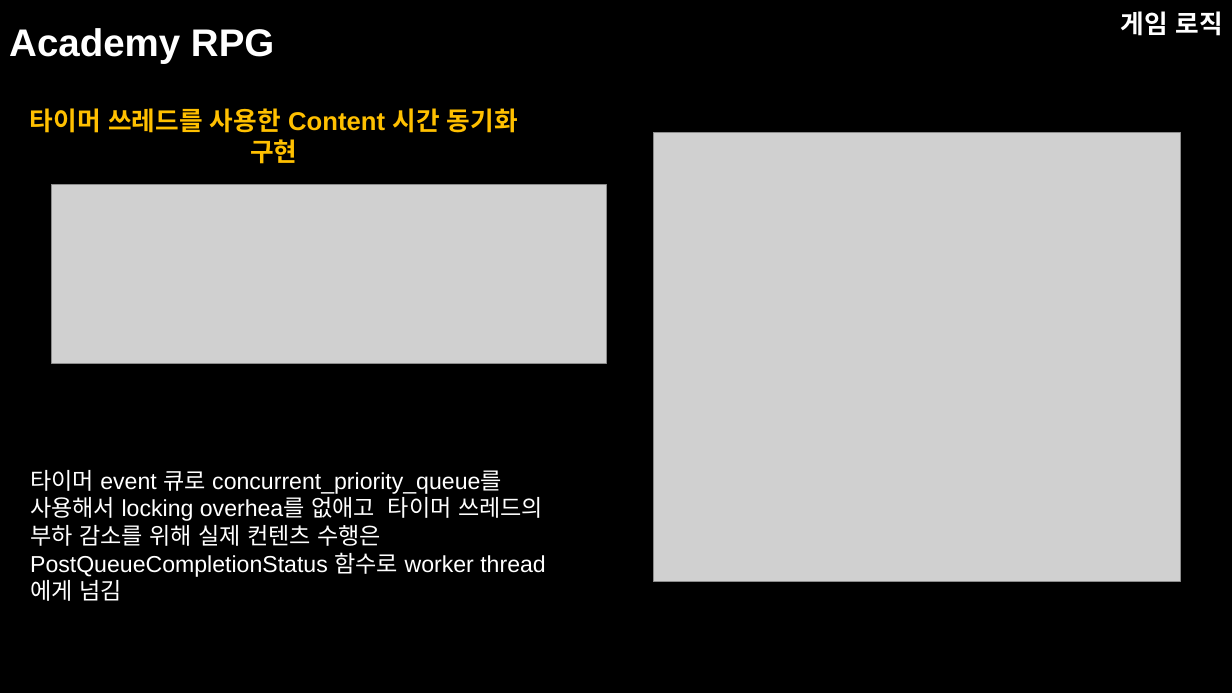
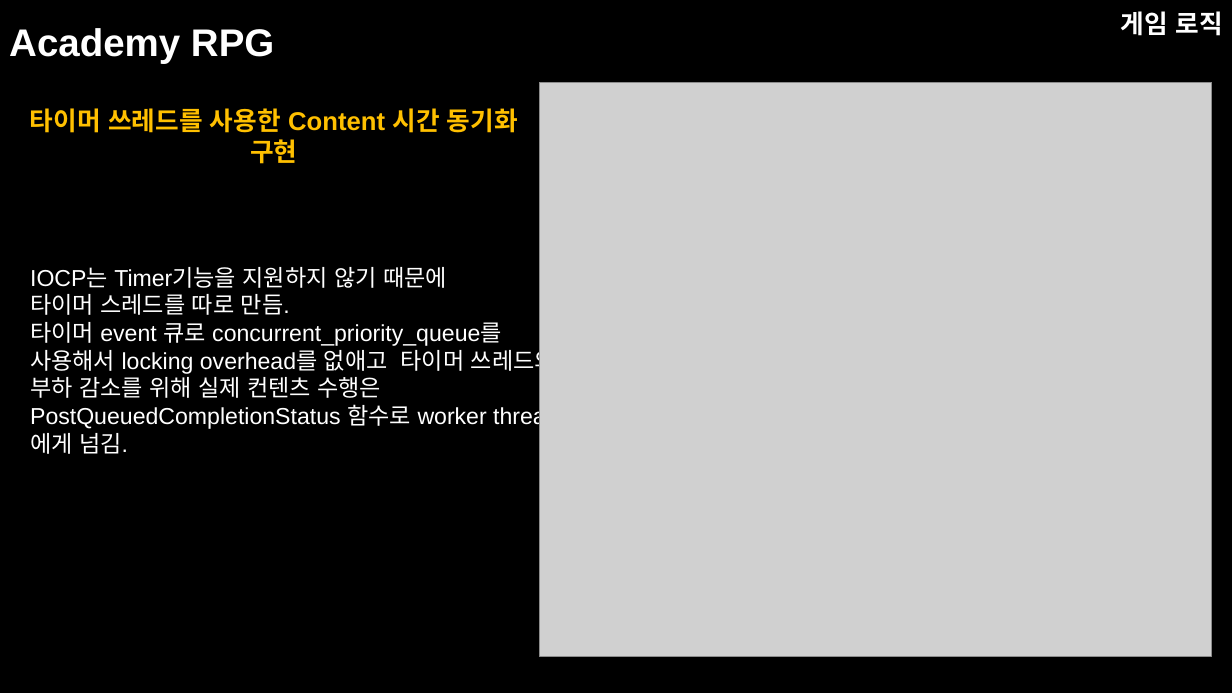
Before and after one commit to NewbieProgrammerCrew/graduation-project, a slide deck: slide 14 of 포트폴리오/이종혁 포트폴리오.pptx (slide 8 before the commit). Drawn at 1232x693 pixels with LibreOffice and Linux fonts; fonts in the diff are those of the drawing; grey boxes stand for pictures. Boxes give left, top, right and bottom in pixels: in the first picture for what was removed or moved away, otherwise in the second. Text is boxed around its words. In the diff, an @@ line names an element or a change of style, - is before the commit and + after.

```diff
--- a/포트폴리오/이종혁 포트폴리오.pptx
+++ b/포트폴리오/이종혁 포트폴리오.pptx
@@ picture: place and size @@
-picture at (653, 132, 1180, 582)
+picture at (539, 82, 1212, 656)
@@ picture removed at (52, 185, 606, 363) @@
@@ text at (30, 267, 556, 454): text changed @@
-타이머 event 큐로 concurrent_priority_queue를 사용해서 locking overhea를 없애고 타이머 쓰레드의 부하 감소를 위해 실제 컨텐츠 수행은 PostQueueCompletionStatus 함수로 worker thread에게 넘김
+IOCP는 Timer기능을 지원하지 않기 때문에
+타이머 스레드를 따로 만듬.
+타이머 event 큐로 concurrent_priority_queue를 사용해서 locking overhead를 없애고 타이머 쓰레드의 부하 감소를 위해 실제 컨텐츠 수행은 PostQueuedCompletionStatus 함수로 worker thread에게 넘김.
```
Also in this commit, not shown: 12 other slides changed, 9 slides added, 4 slides removed.
